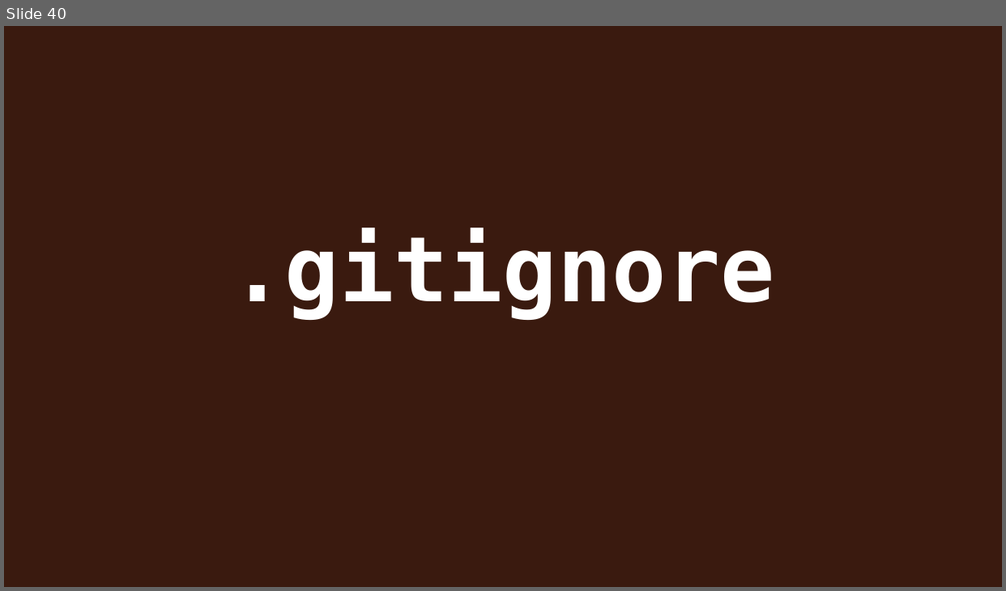
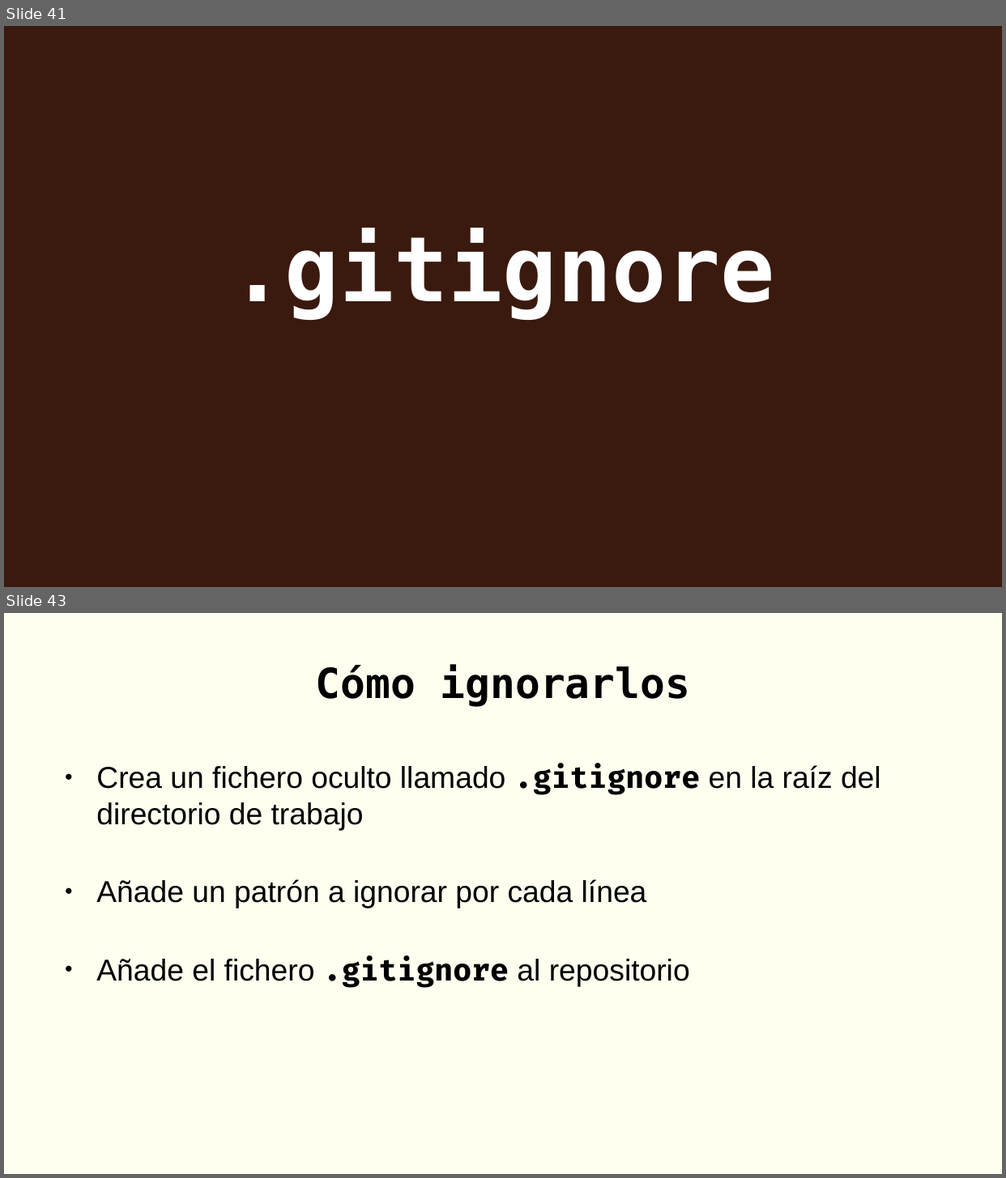
Before and after one commit to rgmf/eed2425, a slide deck: ut/02_control_de_versiones/presentacion/02_git_local.odp. Shown one above the other, each under a label of ours: slide 40 before the commit, slides 41 and 43 after it; the slides between them are not shown. The pictures are 1006x591 and 1006x1178 pixels, drawn with LibreOffice and Linux fonts; fonts in the diff are those of the drawing. Boxes give left, top, right and bottom in pixels: in the first picture for what was removed or moved away, otherwise in the second. Text is boxed around its words. In the diff, an @@ line names an element or a change of style, - is before the commit and + after.

```diff
--- a/ut/02_control_de_versiones/presentacion/02_git_local.odp
+++ b/ut/02_control_de_versiones/presentacion/02_git_local.odp
@@ slide 43 added at (4, 613, 1002, 1174), background #FFFFF0 @@
@@ title added at (316, 665, 690, 707), 33 pt, text #000000, bold @@
+Cómo ignorarlos
@@ text added at (96, 764, 881, 988), 24 pt, text #000000 @@
+● Crea un fichero oculto llamado .gitignore en la raíz del directorio de trabajo
+● Añade un patrón a ignorar por cada línea
+● Añade el fichero .gitignore al repositorio
@@ what was slide 40 is now slide 41 @@
```
Also in this commit, not shown: 1 slide changed, 24 other slides added.
